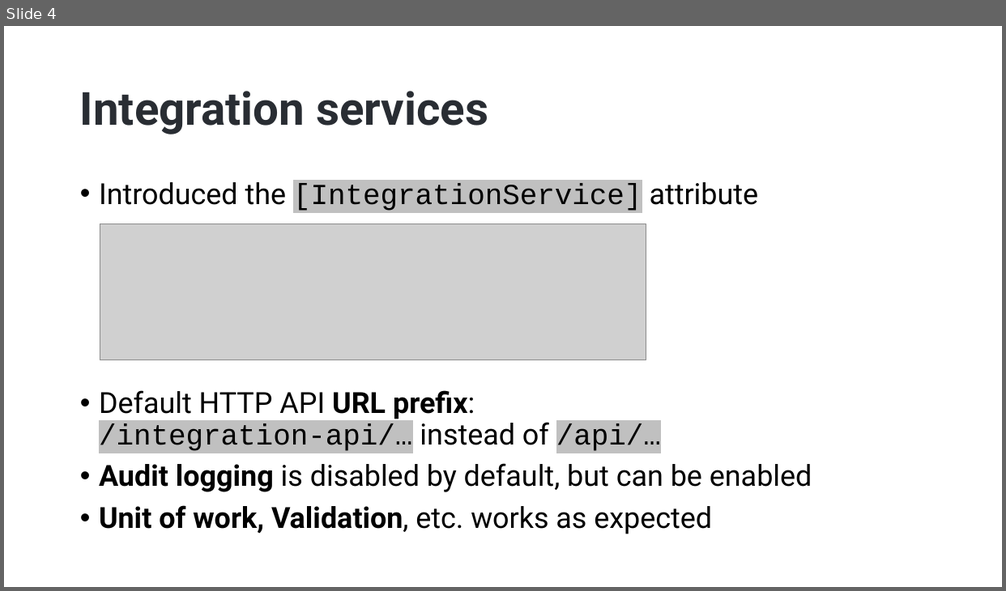
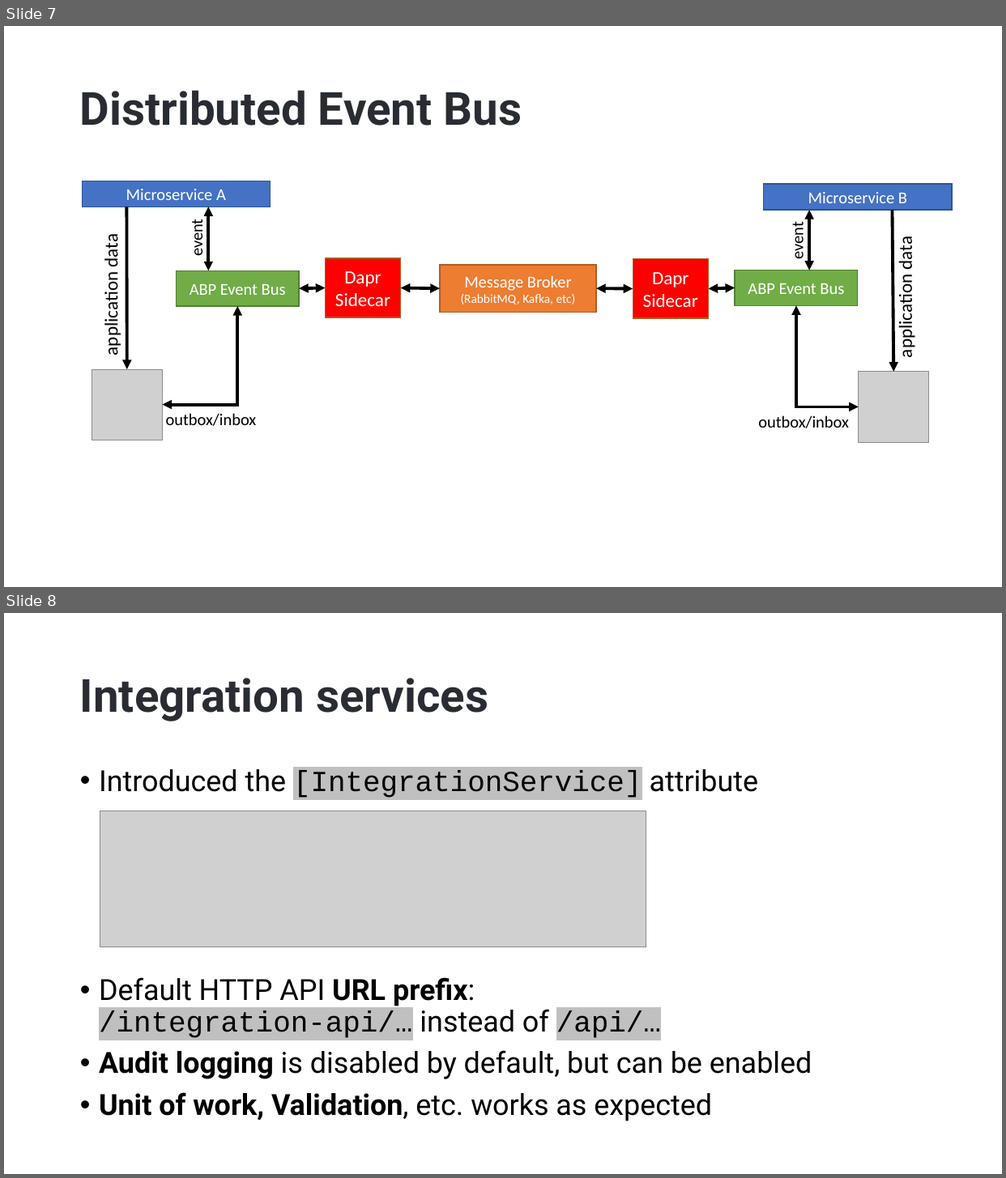
Before and after one commit to hikalkan/presentations, a slide deck: 2022-09-29 ABP Community Talks 2022.7/ABP-7-News.pptx. Shown one above the other, each under a label of ours: slide 4 before the commit, slides 7 and 8 after it. The pictures are 1006x591 and 1006x1178 pixels, drawn with LibreOffice and Linux fonts; fonts in the diff are those of the drawing; grey boxes stand for pictures; background and template pictures are left out. Boxes give left, top, right and bottom in pixels: in the first picture for what was removed or moved away, otherwise in the second. Text is boxed around its words. In the diff, an @@ line names an element or a change of style, - is before the commit and + after.

```diff
--- a/2022-09-29 ABP Community Talks 2022.7/ABP-7-News.pptx
+++ b/2022-09-29 ABP Community Talks 2022.7/ABP-7-News.pptx
@@ slide 7 added at bbox=[4, 26, 1002, 587], background picture (left out) @@
@@ title added at bbox=[80, 90, 522, 126], 44 pt, text #292D33, bold @@
+Distributed Event Bus
@@ rectangle added at bbox=[82, 181, 270, 207], fill #4472C4, outline #325491 1 pt, 16 pt, text #FFFFFF @@
+Microservice A
@@ rectangle added at bbox=[764, 184, 953, 210], fill #4472C4, outline #325491 1 pt, 16 pt, text #FFFFFF @@
+Microservice B
@@ arrow added from (127, 207) to (127, 369), #000000 3 pt @@
@@ double arrow added from (208, 207) to (208, 271), #000000 3 pt @@
@@ double arrow added from (809, 210) to (809, 270), #000000 3 pt @@
@@ arrow added from (893, 210) to (894, 372), #000000 3 pt @@
@@ text added at bbox=[100, 237, 122, 354], 18 pt, text #000000 @@
+application data
@@ text added at bbox=[187, 222, 207, 256], 16 pt, text #000000 @@
+event
@@ text added at bbox=[787, 225, 808, 259], 16 pt, text #000000 @@
+event
@@ text added at bbox=[894, 240, 917, 356], 18 pt, text #000000 @@
+application data
@@ rectangle added at bbox=[325, 258, 401, 318], fill #FF0000, outline #AF5C24 1 pt, 18 pt, text #FFFFFF @@
+Dapr
+Sidecar
@@ rectangle added at bbox=[440, 265, 596, 312], fill #ED7D31, outline #AF5C24 1 pt, 12 pt, text #FFFFFF @@
+Message Broker
+(RabbitMQ, Kafka, etc)
@@ rectangle added at bbox=[633, 259, 709, 318], fill #FF0000, outline #AF5C24 1 pt, 18 pt, text #FFFFFF @@
+Dapr
+Sidecar
@@ rectangle added at bbox=[177, 271, 299, 306], fill #70AD47, outline #538035 1 pt, 16 pt, text #FFFFFF @@
+ABP Event Bus
@@ double arrow added from (299, 288) to (325, 288), #000000 3 pt @@
@@ double arrow added from (401, 288) to (440, 288), #000000 3 pt @@
@@ double arrow added from (596, 288) to (633, 288), #000000 3 pt @@
@@ double arrow added from (709, 288) to (735, 288), #000000 3 pt @@
@@ rectangle added at bbox=[735, 270, 858, 305], fill #70AD47, outline #538035 1 pt, 16 pt, text #FFFFFF @@
+ABP Event Bus
@@ elbow double arrow added from (237, 306) to (163, 405), #000000 3 pt @@
@@ elbow double arrow added from (859, 407) to (796, 306), #000000 3 pt @@
@@ picture added at bbox=[91, 369, 162, 440] @@
@@ picture added at bbox=[859, 372, 928, 442] @@
@@ text added at bbox=[166, 413, 257, 426], 16 pt, text #000000 @@
+outbox/inbox
@@ text added at bbox=[758, 416, 849, 429], 16 pt, text #000000 @@
+outbox/inbox
@@ what was slide 4 is now slide 8 @@
```
Also in this commit, not shown: 1 slide changed, 3 other slides added.
